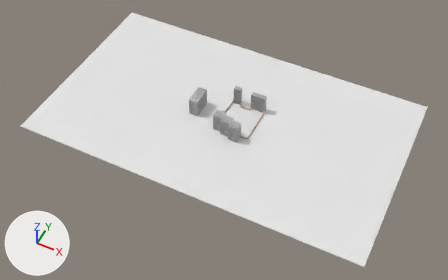
Two versions of the Blender file server/resources/gltf/blend/flora_square.blend, one commit apart.
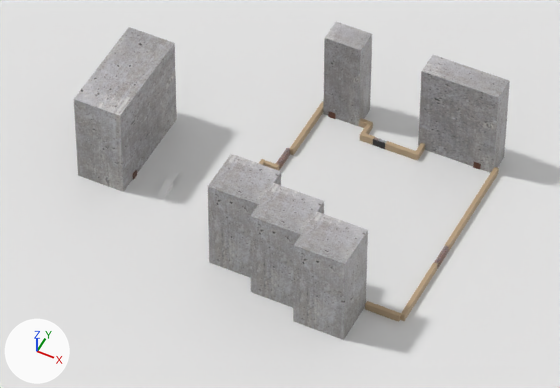
Old and new are each drawn whole from a camera (50 mm lens) standing at (273.0, -556.0, 642.0) and looking at (11.0, -31.0, -15.0) and again close up on the part from 39% to 62% of the width and 29% to 54% of the height. Lighting does not change. The marker at lower left points along +X, +Y and +Z.

In view in the first close-up: 'Building 1', 'Building 2', 'Building 3', 'Building 3.007', 'Building 3.011', 'Building 4', 'Building 4.001', 'Building 4.002', 'Ground'.
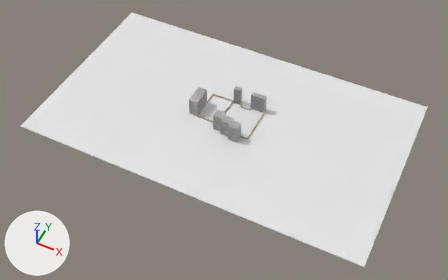
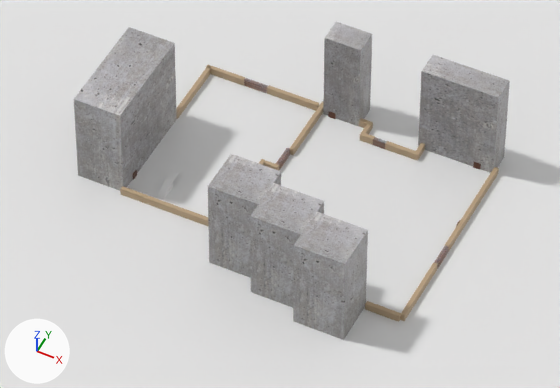
Location of each change, [x1, y1, x2, y2] in pixels of the close-ups (560 x 388 px):
'Building 3.013', added (beige): after [120, 186, 209, 227]
'Building 3.014', added (beige): after [267, 85, 319, 111]
'Building 3.015', added (beige): after [176, 66, 211, 119]
'Building 3.016', added: after [206, 65, 245, 86]
'Door.003', added: after [244, 78, 268, 93]

The change, as a list of edits to the scene's bpy script:
```text
Add img_wooden_door:
    img_wooden_door = load_image('wooden-door', '_unpacked/wooden-door', 256, 512, 'sRGB')
Add mat_building_016:
    mat_building_016 = principled_material('Building.016')
    mat_building_016.base_color = (0.497, 0.364, 0.222)  # beige #bba382
Add mat_building_015:
    mat_building_015 = principled_material('Building.015')
    mat_building_015.base_color = (0.497, 0.364, 0.222)  # beige #bba382
Add mat_building_014:
    mat_building_014 = principled_material('Building.014')
    mat_building_014.base_color = (0.497, 0.364, 0.222)  # beige #bba382
Add mat_door_001:
    mat_door_001 = principled_material('Door.001')
    mat_door_001.texture = img_wooden_door
Add mat_building_013:
    mat_building_013 = principled_material('Building.013')
    mat_building_013.base_color = (0.497, 0.364, 0.222)  # beige #bba382
Add me_cube_033:
    me_cube_033.from_pydata(...)  # 24 vertices, 12 faces; spans x -1.0..1.0, y -1.0..1.0, z -1.0..1.0
    me_cube_033.materials.append(mat_building_016)  # beige #bba382
Add me_cube_032:
    me_cube_032.from_pydata(...)  # 24 vertices, 12 faces; spans x -1.0..1.0, y -1.0..1.0, z -1.0..1.0
    me_cube_032.materials.append(mat_building_015)  # beige #bba382
Add me_cube_031:
    me_cube_031.from_pydata(...)  # 24 vertices, 12 faces; spans x -1.0..1.0, y -1.0..1.0, z -1.0..1.0
    me_cube_031.materials.append(mat_building_014)  # beige #bba382
Add me_cube_030:
    me_cube_030.from_pydata(...)  # 24 vertices, 12 faces; spans x -1.0..1.0, y -1.0..1.0, z -1.0..1.0
    me_cube_030.materials.append(mat_door_001)  # picture img_wooden_door
Add me_cube_029:
    me_cube_029.from_pydata(...)  # 24 vertices, 12 faces; spans x -1.0..1.0, y -1.0..1.0, z -1.0..1.0
    me_cube_029.materials.append(mat_building_013)  # beige #bba382
Add ob_building_3_016:
    ob_building_3_016 = bpy.data.objects.new('Building 3.016', me_cube_033)
    ob_building_3_016.location = (-33.0, 29.7, 1.5)
    ob_building_3_016.scale = (5.54, 0.553, 1.07)
Add ob_building_3_015:
    ob_building_3_015 = bpy.data.objects.new('Building 3.015', me_cube_032)
    ob_building_3_015.location = (-37.8, 20.1, 1.5)
    ob_building_3_015.rotation_euler = (0.0, 0.0, 1.571)  # degrees (0, 0, 90)
    ob_building_3_015.scale = (9.76, 0.553, 1.07)
Add ob_building_3_014:
    ob_building_3_014 = bpy.data.objects.new('Building 3.014', me_cube_031)
    ob_building_3_014.location = (-13.2, 29.8, 1.5)
    ob_building_3_014.scale = (7.35, 0.553, 1.07)
Add ob_door_003:
    ob_door_003 = bpy.data.objects.new('Door.003', me_cube_030)
    ob_door_003.location = (-24.1, 29.7, 1.5)
    ob_door_003.scale = (3.27, 0.519, 1.0)
Add ob_building_3_013:
    ob_building_3_013 = bpy.data.objects.new('Building 3.013', me_cube_029)
    ob_building_3_013.location = (-23.9, -19.9, 1.5)
    ob_building_3_013.scale = (13.7, 0.553, 1.07)
```
